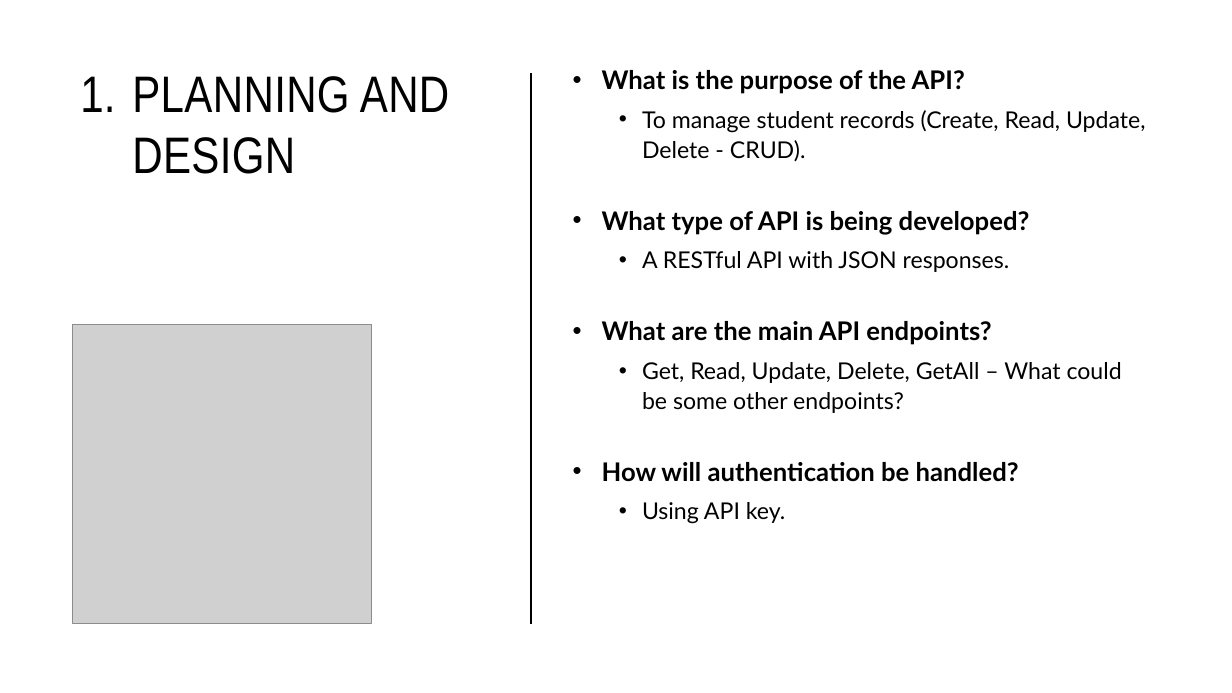
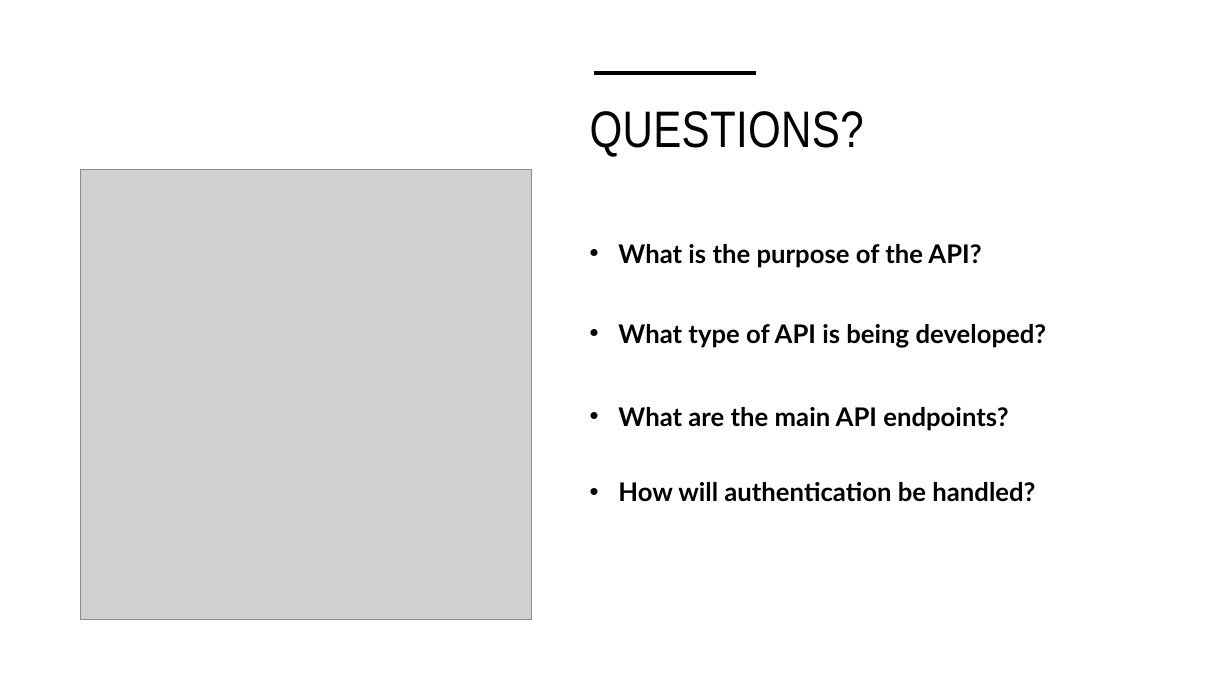
Before and after one commit to ashesh808/API-Demo-Presentation, a slide deck: slide 7 of Presentation.pptx (slide 5 before the commit). Drawn at 1232x693 pixels with LibreOffice and Linux fonts; fonts in the diff are those of the drawing; grey boxes stand for pictures. Boxes give left, top, right and bottom in pixels: in the first picture for what was removed or moved away, otherwise in the second. Text is boxed around its words. In the diff, an @@ line names an element or a change of style, - is before the commit and + after.

```diff
--- a/Presentation.pptx
+++ b/Presentation.pptx
@@ title removed at [132, 76, 449, 174] @@
-1. PLANNING AND DESIGN
@@ line removed from (531, 624) to (531, 73) @@
@@ line added from (594, 73) to (756, 73), #000000 3.5 pt @@
@@ title added at [590, 111, 864, 157], 40 pt, text #000000 @@
+QUESTIONS?
@@ text at [642, 110, 1145, 162]: paragraph removed @@
-  • To manage student records (Create, Read, Update, Delete - CRUD).
@@ picture: place and size @@
-picture at [72, 324, 372, 624]
+picture at [81, 170, 531, 620]
@@ text "What is the purpose of ...": place and size @@
-text "What is the purpose of ..." at [602, 70, 1145, 524]
+text "What is the purpose of ..." at [618, 244, 1047, 502]
@@ text at [642, 251, 1010, 272]: paragraph removed @@
-  • A RESTful API with JSON responses.
@@ text at [642, 362, 1122, 413]: paragraph removed @@
-  • Get, Read, Update, Delete, GetAll – What could be some other endpoints?
@@ text at [642, 502, 786, 524]: paragraph removed @@
-  • Using API key.
```
Also in this commit, not shown: 7 other slides changed, 11 slides added, 1 other file.
